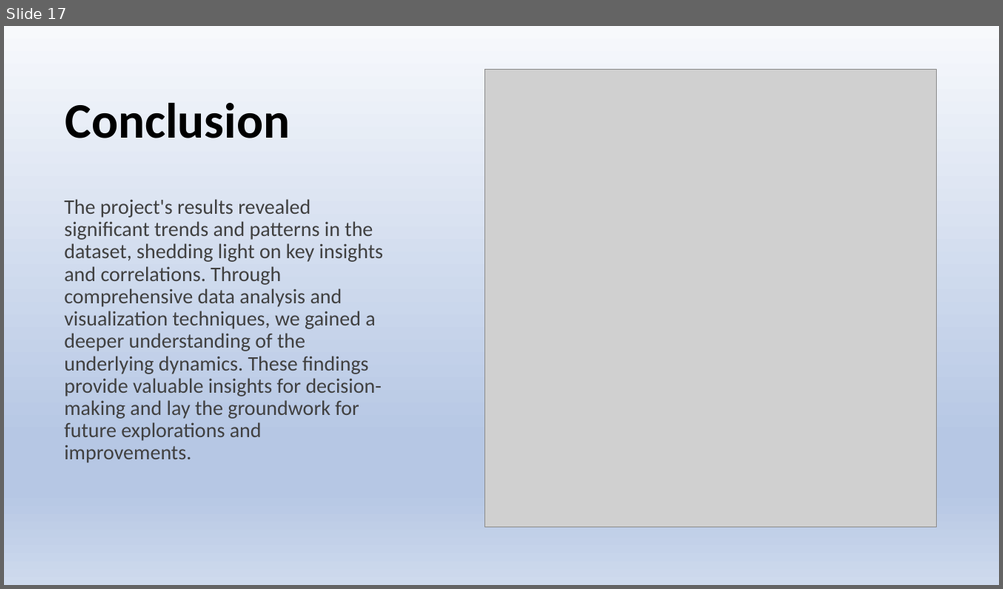
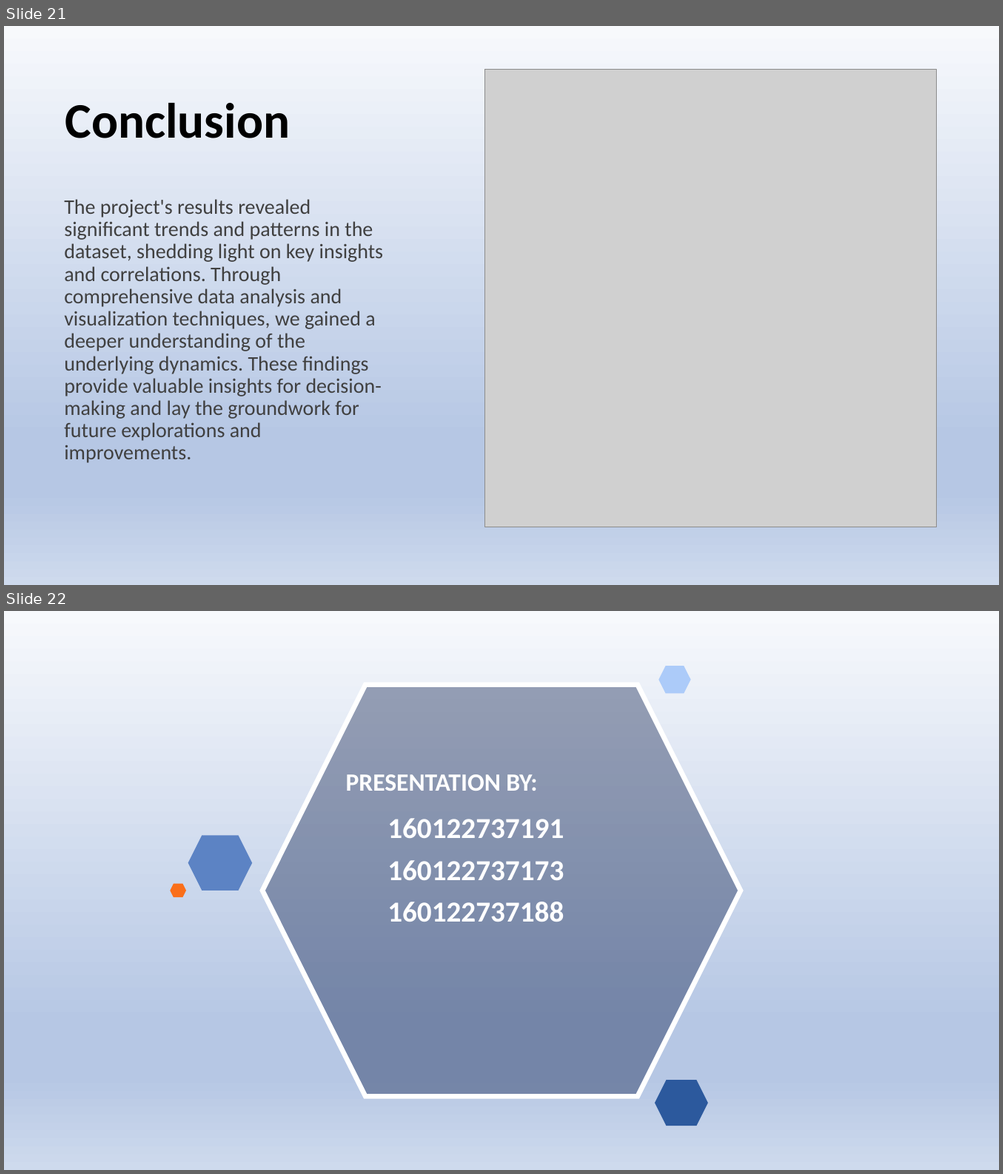
Before and after one commit to jayadir/Analysis_of_udemy_courses, a slide deck: DAVppt.pptx. Shown one above the other, each under a label of ours: slide 17 before the commit, slides 21 and 22 after it. The pictures are 1003x589 and 1003x1174 pixels, drawn with LibreOffice and Linux fonts; fonts in the diff are those of the drawing; grey boxes stand for pictures. Boxes give left, top, right and bottom in pixels: in the first picture for what was removed or moved away, otherwise in the second. Text is boxed around its words. In the diff, an @@ line names an element or a change of style, - is before the commit and + after.

```diff
--- a/DAVppt.pptx
+++ b/DAVppt.pptx
@@ slide 22 added at (4,611,999,1170), background gradient #F7F9FC to #B6C7E4 to #CEDAED @@
@@ hexagon added at (658,666,691,693), fill #ACCBF9 @@
@@ hexagon added at (262,685,740,1096), fill #11224E at 40% opacity, outline #FFFFFF 4.75 pt @@
@@ text added at (346,775,537,791), 24 pt, text #FFFFFF, bold @@
+PRESENTATION BY:
@@ text added at (387,818,563,922), 28 pt, text #FFFFFF, bold @@
+160122737191
+160122737173
+160122737188
@@ hexagon added at (188,835,253,891), fill #5C83C4 @@
@@ hexagon added at (170,884,186,898), fill #FA6F1A @@
@@ hexagon added at (654,1080,708,1126), fill #2C599D @@
@@ what was slide 17 is now slide 21 @@
```
Also in this commit, not shown: 6 slides changed, 5 other slides added, 1 slide removed.
